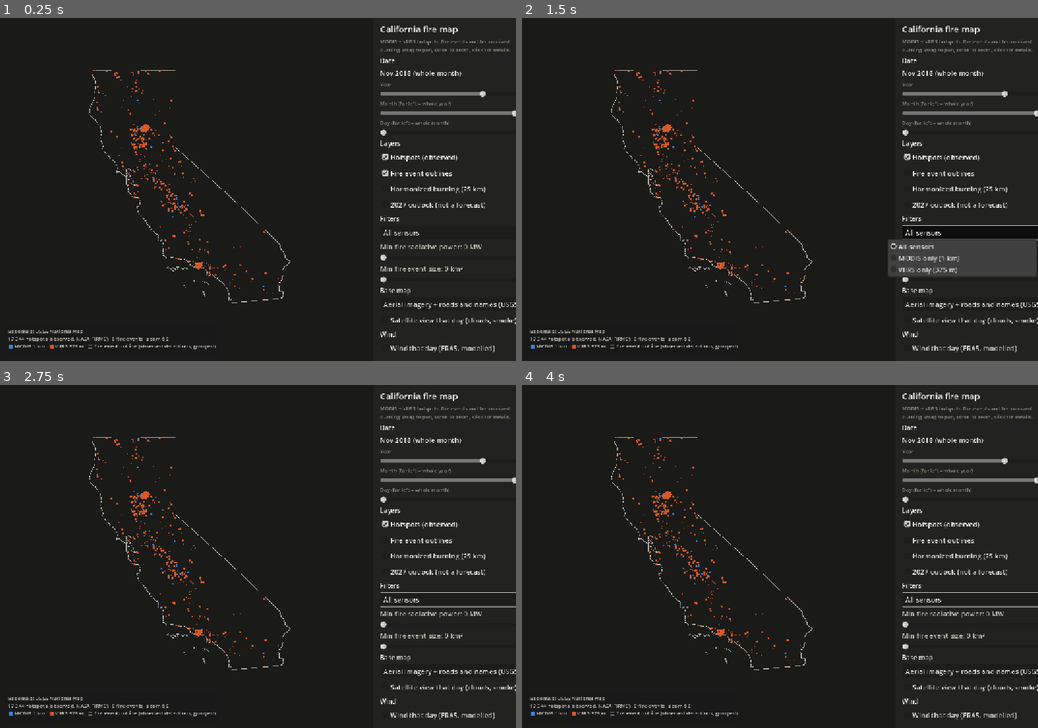
Above: before the commit, frames 1-4 (two rows, left to right).
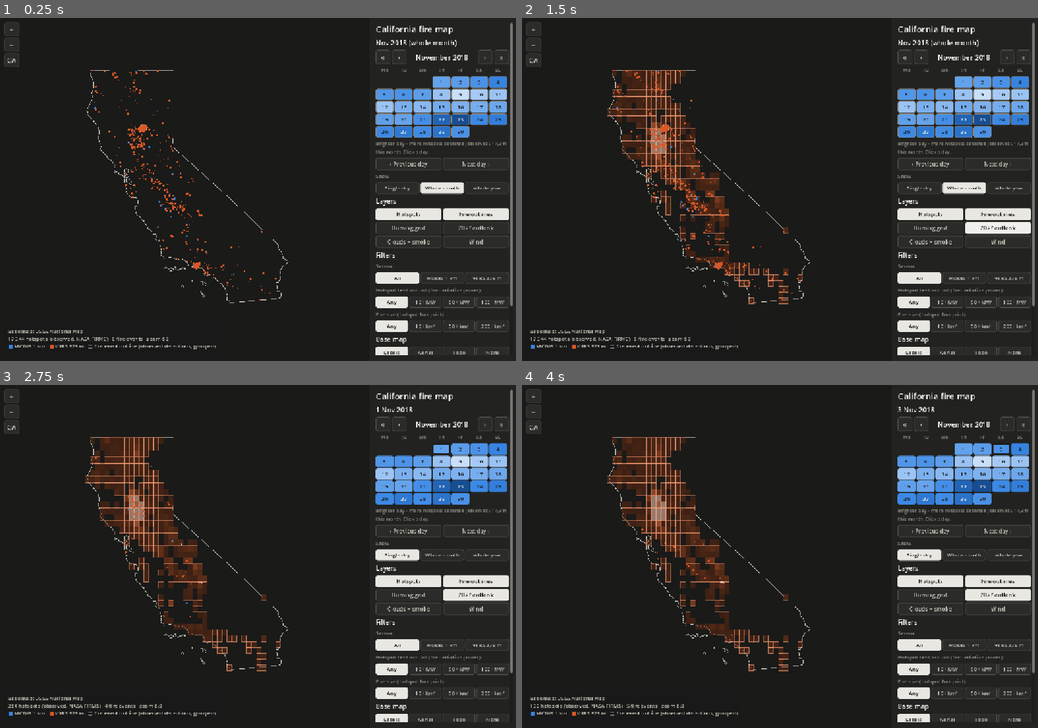
Above: after the commit, the same moments.

Repository: ashved123/Space-Pickles-Harmonization
Game: Godot game, scene res://ui/map_view.tscn
Same seed, same stepped clock (60 frames per second), same inputs: the game is played once before the commit and once after it.
Inputs (mouse positions are in pixels of both pictures, inside the frame that each line leads up to):
- Up to frame 1 (0.25 s): no input
- Up to frame 2 (1.5 s): click (976, 172) at 0.5 s, where only the run before the commit has a clickable "Fire event outlines"; click (976, 234) at 1.25 s, where only the run before the commit has a clickable "All sensors"
- Up to frame 3 (2.75 s): click (443, 450) at 2 s, where only the run after the commit has a clickable "1"
- Up to frame 4 (4 s): click (981, 450) at 2.75 s, where only the run after the commit has a clickable "2"; click (1001, 450) at 3.5 s, where only the run after the commit has a clickable "3"

The runs differ from the first frame. In frame 1, 11% of the frame differs, in the area x 0-100%, y 1-99%; in frame 2, 18%; in frame 3, 16%; in frame 4, 16%.

Commit message:
Rework map side panel: month calendar and buttons instead of sliders
- date: month calendar with year/month stepping; days shaded by the
  number of hotspots detected that day (observed); previous/next day;
  Single day / Whole month / Whole year
- months without a satellite record say so instead of showing empty
- layers: six toggle buttons (hotspots, fire outlines, burning grid,
  2027 outlook, clouds + smoke, wind); wind hour stepper in Pacific time
- filters: preset buttons for sensor, heat output and fire size
- base map: Labels / Aerial / Topo / None buttons
- map: zoom in, zoom out and whole-state buttons
- hotspot_data.gd: per-day detection counts for the calendar shading

Diff:
--- a/app/data/hotspot_data.gd
+++ b/app/data/hotspot_data.gd
@@ -20,6 +20,7 @@
 var frp := PackedInt32Array()
 var sensor := PackedByteArray()
 var hour := PackedByteArray()
+var day_counts := PackedInt32Array()  # detections per day of year (index 1-366), all sensors
 
 
 func load_index() -> bool:
@@ -42,6 +43,8 @@
 	var path := "%s/%d.bin" % [dir, y]
 	if not FileAccess.file_exists(path):
 		year = y
+		day_counts.resize(367)
+		day_counts.fill(0)
 		pos.clear()
 		doy.clear()
 		frp.clear()
@@ -57,12 +60,15 @@
 	frp.resize(n)
 	sensor.resize(n)
 	hour.resize(n)
+	day_counts.resize(367)
+	day_counts.fill(0)
 	var ks := lat_span / 65535.0
 	var kl := lon_span / 65535.0
 	for i in n:
 		var o := 8 + i * 10
 		pos[i] = Mercator.to_world(lat0 + b.decode_u16(o) * ks, lon0 + b.decode_u16(o + 2) * kl)
 		doy[i] = b.decode_u16(o + 4)
+		day_counts[mini(doy[i], 366)] += 1
 		frp[i] = b.decode_u16(o + 6)
 		sensor[i] = b[o + 8]
 		hour[i] = b[o + 9]
--- a/app/ui/map_view.gd
+++ b/app/ui/map_view.gd
@@ -1,5 +1,6 @@
-## Start screen: a pannable, zoomable map (NASA GIBS imagery) with hotspots, fire outlines and the
-## harmonized burning grid, filtered by date, sensor, heat and fire size.
+## Start screen: a pannable, zoomable map of California with hotspots, fire outlines and the
+## harmonized burning grid. The side panel has a month calendar (days shaded by hotspot count),
+## layer toggles and preset filters.
 ## Drag to pan, scroll / pinch to zoom, click a fire or hotspot for details.
 extends Control
 
@@ -19,7 +20,12 @@
 const INK_3 := Color("#8a897f")
 const MODIS_COLOR := Color("#3987e5")  # categorical slot 1 (dark mode)
 const VIIRS_COLOR := Color("#d95926")  # categorical slot 2 (dark mode)
-const PANEL_W := 330.0
+const PANEL_W := 340.0
+const INNER_W := PANEL_W - 30.0
+const DAY_W := 42.0
+const FRP_STEPS := [0, 10, 50, 100]      # MW
+const SIZE_STEPS := [0, 10, 50, 200]     # km2
+const MONTH_NAMES := ["January", "February", "March", "April", "May", "June", "July", "August", "September", "October", "November", "December"]
 const MIN_ZOOM := 5.0
 const MAX_ZOOM := 15.0
 const GIBS_DAILY := "https://gibs.earthdata.nasa.gov/wmts/epsg3857/best/MODIS_Terra_CorrectedReflectance_TrueColor/default/{date}/GoogleMapsCompatible_Level9/{z}/{y}/{x}.jpg"
@@ -49,6 +55,8 @@
 var year := 2018
 var month := 11
 var day := 0
+var cal_month := 11        # month shown in the calendar (month is 0 for "whole year")
+var _last_day := 8         # day to return to when switching back to "single day"
 var sensor_choice := 0     # 0 all, 1 MODIS, 2 VIIRS
 var min_frp := 0
 var min_km2 := 0.0
@@ -78,20 +86,17 @@
 var _wind_timer := Timer.new()
 var region_bbox := Rect2()   # world rect of California, limits panning
 var hour_label := Label.new()
-var hour_slider := HSlider.new()
+var wind_row := HBoxContainer.new()
+var month_label := Label.new()
+var day_grid := GridContainer.new()
+var cal_note := Label.new()
+var scope_buttons: Array = []
 var vector: VectorLayer = VectorLayer.new()
 var modis_layer: HotspotLayer = HotspotLayer.new()
 var viirs_layer: HotspotLayer = HotspotLayer.new()
 var status := RichTextLabel.new()
 var info := Label.new()
 var date_label := Label.new()
-var year_slider := HSlider.new()
-var month_slider := HSlider.new()
-var day_slider := HSlider.new()
-var frp_slider := HSlider.new()
-var frp_label := Label.new()
-var size_slider := HSlider.new()
-var size_label := Label.new()
 var sim_button := Button.new()
 var font: Font
 
@@ -165,67 +170,102 @@
 	var scroll := ScrollContainer.new()
 	scroll.set_anchors_preset(Control.PRESET_FULL_RECT)
 	scroll.offset_left = 14
-	scroll.offset_right = -10
+	scroll.offset_right = -6
 	scroll.offset_top = 12
 	scroll.offset_bottom = -12
 	scroll.horizontal_scroll_mode = ScrollContainer.SCROLL_MODE_DISABLED
 	bg.add_child(scroll)
 	var box := VBoxContainer.new()
-	box.custom_minimum_size.x = PANEL_W - 40
+	box.custom_minimum_size.x = INNER_W
 	box.add_theme_constant_override("separation", 6)
 	scroll.add_child(box)
 
 	_heading(box, "California fire map", 20)
-	_text(box, "MODIS + VIIRS hotspots, fire events and harmonized burning. Drag to pan, scroll to zoom, click for details.", INK_3)
-
-	_heading(box, "Date", 15)
+
+	# ----- date: month calendar -----
+	date_label.add_theme_font_size_override("font_size", 16)
 	date_label.add_theme_color_override("font_color", INK)
 	box.add_child(date_label)
-	_text(box, "Year", INK_3)
-	_slider(box, year_slider, 2000, 2026, year, func(v): year = int(v); _clamp_day(); _refresh_data())
-	_text(box, "Month (far left = whole year)", INK_3)
-	_slider(box, month_slider, 0, 12, month, func(v): month = int(v); _clamp_day(); _refresh_data())
-	_text(box, "Day (far left = whole month)", INK_3)
-	_slider(box, day_slider, 0, 31, day, func(v): day = int(v); _clamp_day(); _refresh_data())
-
+	var nav := HBoxContainer.new()
+	box.add_child(nav)
+	_nav_button(nav, "«", "Previous year", func(): _step_month(-12))
+	_nav_button(nav, "‹", "Previous month", func(): _step_month(-1))
+	month_label.horizontal_alignment = HORIZONTAL_ALIGNMENT_CENTER
+	month_label.size_flags_horizontal = Control.SIZE_EXPAND_FILL
+	month_label.add_theme_color_override("font_color", INK)
+	nav.add_child(month_label)
+	_nav_button(nav, "›", "Next month", func(): _step_month(1))
+	_nav_button(nav, "»", "Next year", func(): _step_month(12))
+	var week := GridContainer.new()
+	week.columns = 7
+	week.add_theme_constant_override("h_separation", 2)
+	box.add_child(week)
+	for d in ["Mo", "Tu", "We", "Th", "Fr", "Sa", "Su"]:
+		var l := Label.new()
+		l.text = d
+		l.custom_minimum_size = Vector2(DAY_W, 0)
+		l.horizontal_alignment = HORIZONTAL_ALIGNMENT_CENTER
+		l.add_theme_font_size_override("font_size", 11)
+		l.add_theme_color_override("font_color", INK_3)
+		week.add_child(l)
+	day_grid.columns = 7
+	day_grid.add_theme_constant_override("h_separation", 2)
+	day_grid.add_theme_constant_override("v_separation", 2)
+	box.add_child(day_grid)
+	cal_note.add_theme_font_size_override("font_size", 11)
+	cal_note.add_theme_color_override("font_color", INK_3)
+	cal_note.autowrap_mode = TextServer.AUTOWRAP_WORD_SMART
+	cal_note.custom_minimum_size.x = INNER_W
+	box.add_child(cal_note)
+	var step := HBoxContainer.new()
+	box.add_child(step)
+	_action_button(step, "‹ Previous day", func(): _step_day(-1))
+	_action_button(step, "Next day ›", func(): _step_day(1))
+	_text(box, "Show", INK_3)
+	scope_buttons = _segmented(box, ["Single day", "Whole month", "Whole year"], _scope(), _set_scope)
+
+	# ----- layers -----
 	_heading(box, "Layers", 15)
-	_check(box, "Hotspots (observed)", show_hotspots, func(on): show_hotspots = on; _refresh_data())
-	_check(box, "Fire event outlines", show_fires, func(on): show_fires = on; _refresh_data())
-	_check(box, "Harmonized burning (25 km)", show_grid, func(on): show_grid = on; _refresh_data())
-	_check(box, "2027 outlook (not a forecast)", show_outlook, func(on): show_outlook = on; _refresh_data())
-
+	var layers := GridContainer.new()
+	layers.columns = 2
+	layers.add_theme_constant_override("h_separation", 4)
+	layers.add_theme_constant_override("v_separation", 4)
+	box.add_child(layers)
+	_toggle(layers, "Hotspots", "Individual satellite fire detections (observed)", show_hotspots, func(on): show_hotspots = on; _refresh_data())
+	_toggle(layers, "Fire outlines", "Hotspots grouped into fire events", show_fires, func(on): show_fires = on; _refresh_data())
+	_toggle(layers, "Burning grid", "Harmonized MODIS + VIIRS burning per 25 km cell", show_grid, func(on): show_grid = on; _refresh_data())
+	_toggle(layers, "2027 outlook", "Outlook from past patterns, not a forecast of actual fires", show_outlook, func(on): show_outlook = on; _refresh_data())
+	_toggle(layers, "Clouds + smoke", "NASA satellite image for that day, over the base map", show_sat, func(on): show_sat = on; _apply_view())
+	_toggle(layers, "Wind", "Wind that day (ERA5 reanalysis, modelled)", show_wind, func(on): show_wind = on; _apply_view())
+	wind_row.visible = show_wind
+	box.add_child(wind_row)
+	_nav_button(wind_row, "‹", "One hour earlier", func(): wind_hour = (wind_hour + 23) % 24; _apply_view())
+	hour_label.horizontal_alignment = HORIZONTAL_ALIGNMENT_CENTER
+	hour_label.size_flags_horizontal = Control.SIZE_EXPAND_FILL
+	hour_label.add_theme_font_size_override("font_size", 13)
+	hour_label.add_theme_color_override("font_color", INK_2)
+	wind_row.add_child(hour_label)
+	_nav_button(wind_row, "›", "One hour later", func(): wind_hour = (wind_hour + 1) % 24; _apply_view())
+
+	# ----- filters -----
 	_heading(box, "Filters", 15)
-	var sensors := OptionButton.new()
-	for s in ["All sensors", "MODIS only (1 km)", "VIIRS only (375 m)"]:
-		sensors.add_item(s)
-	sensors.select(sensor_choice)
-	sensors.item_selected.connect(func(i): sensor_choice = i; _refresh_data())
-	box.add_child(sensors)
-	frp_label.add_theme_color_override("font_color", INK_2)
-	box.add_child(frp_label)
-	_slider(box, frp_slider, 0, 300, min_frp, func(v): min_frp = int(v); _refresh_data())
-	size_label.add_theme_color_override("font_color", INK_2)
-	box.add_child(size_label)
-	_slider(box, size_slider, 0, 500, min_km2, func(v): min_km2 = v; _refresh_data())
-
+	_text(box, "Sensor", INK_3)
+	_segmented(box, ["All", "MODIS 1 km", "VIIRS 375 m"], sensor_choice, func(i): sensor_choice = i; _refresh_data())
+	_text(box, "Hotspot heat output (fire radiative power)", INK_3)
+	_segmented(box, ["Any", "10+ MW", "50+ MW", "100+ MW"], FRP_STEPS.find(min_frp), func(i): min_frp = FRP_STEPS[i]; _refresh_data())
+	_text(box, "Fire size (hotspot footprint)", INK_3)
+	_segmented(box, ["Any", "10+ km²", "50+ km²", "200+ km²"], SIZE_STEPS.find(int(min_km2)), func(i): min_km2 = SIZE_STEPS[i]; _refresh_data())
+
+	# ----- base map -----
 	_heading(box, "Base map", 15)
-	var base := OptionButton.new()
-	for b in BASES:
-		base.add_item(b[0])
-	base.select(base_choice)
-	base.item_selected.connect(func(i): base_choice = i; _apply_view())
-	box.add_child(base)
-	_check(box, "Satellite view that day (clouds, smoke)", show_sat, func(on): show_sat = on; _apply_view())
-
-	_heading(box, "Wind", 15)
-	_check(box, "Wind that day (ERA5, modelled)", show_wind, func(on): show_wind = on; _apply_view())
-	hour_label.add_theme_color_override("font_color", INK_2)
-	box.add_child(hour_label)
-	_slider(box, hour_slider, 0, 23, wind_hour, func(v): wind_hour = int(v); _apply_view())
-
+	_segmented(box, ["Labels", "Aerial", "Topo", "None"], base_choice, func(i): base_choice = i; _apply_view())
+
+	# ----- selection -----
 	_heading(box, "Selected", 15)
 	info.autowrap_mode = TextServer.AUTOWRAP_WORD_SMART
-	info.custom_minimum_size.x = PANEL_W - 44
+	info.custom_minimum_size.x = INNER_W
+	info.text = "Click a hotspot or inside a fire outline."
+	info.add_theme_font_size_override("font_size", 13)
 	info.add_theme_color_override("font_color", INK_2)
 	box.add_child(info)
 	sim_button.text = "Open in fire sim"
@@ -252,27 +292,200 @@
 	var l := Label.new()
 	l.text = t
 	l.autowrap_mode = TextServer.AUTOWRAP_WORD_SMART
-	l.custom_minimum_size.x = PANEL_W - 40
+	l.custom_minimum_size.x = INNER_W
 	l.add_theme_font_size_override("font_size", 12)
 	l.add_theme_color_override("font_color", c)
 	box.add_child(l)
 
 
-func _slider(box: Container, s: HSlider, lo: float, hi: float, v: float, cb: Callable) -> void:
-	s.min_value = lo
-	s.max_value = hi
-	s.step = 1
-	s.value = v
-	s.value_changed.connect(cb)
-	box.add_child(s)
-
-
-func _check(box: Container, t: String, on: bool, cb: Callable) -> void:
-	var c := CheckBox.new()
-	c.text = t
-	c.button_pressed = on
-	c.toggled.connect(cb)
-	box.add_child(c)
+func _flat(bg: Color, border: Color, width: int = 1) -> StyleBoxFlat:
+	var s := StyleBoxFlat.new()
+	s.bg_color = bg
+	s.border_color = border
+	s.set_border_width_all(width)
+	s.set_corner_radius_all(4)
+	s.content_margin_left = 6
+	s.content_margin_right = 6
+	s.content_margin_top = 5
+	s.content_margin_bottom = 5
+	return s
+
+
+## Dark when off, light when on (or pressed).
+func _style_toggle(b: Button) -> void:
+	b.add_theme_stylebox_override("normal", _flat(Color("#2b2b29"), Color("#4a4a46")))
+	b.add_theme_stylebox_override("hover", _flat(Color("#383835"), INK_3))
+	b.add_theme_stylebox_override("pressed", _flat(Color("#e8e7e2"), Color("#e8e7e2")))
+	b.add_theme_stylebox_override("hover_pressed", _flat(INK, INK))
+	b.add_theme_stylebox_override("focus", StyleBoxEmpty.new())
+	b.add_theme_color_override("font_color", INK_2)
+	b.add_theme_color_override("font_hover_color", INK)
+	b.add_theme_color_override("font_pressed_color", SURFACE)
+	b.add_theme_color_override("font_hover_pressed_color", SURFACE)
+	b.add_theme_color_override("font_focus_color", INK_2)
+	b.add_theme_font_size_override("font_size", 13)
+
+
+func _toggle(box: Container, t: String, tip: String, on: bool, cb: Callable) -> void:
+	var b := Button.new()
+	b.text = t
+	b.tooltip_text = tip
+	b.toggle_mode = true
+	b.button_pressed = on
+	b.size_flags_horizontal = Control.SIZE_EXPAND_FILL
+	_style_toggle(b)
+	b.toggled.connect(cb)
+	box.add_child(b)
+
+
+## A row of buttons where exactly one is on. Returns the buttons.
+func _segmented(box: Container, labels: Array, selected: int, cb: Callable) -> Array:
+	var row := HBoxContainer.new()
+	row.add_theme_constant_override("separation", 3)
+	box.add_child(row)
+	var group := ButtonGroup.new()
+	var out := []
+	for i in labels.size():
+		var b := Button.new()
+		b.text = labels[i]
+		b.toggle_mode = true
+		b.button_group = group
+		b.button_pressed = i == maxi(selected, 0)
+		b.size_flags_horizontal = Control.SIZE_EXPAND_FILL
+		_style_toggle(b)
+		b.add_theme_font_size_override("font_size", 12)
+		b.pressed.connect(cb.bind(i))
+		row.add_child(b)
+		out.append(b)
+	return out
+
+
+func _nav_button(box: Container, t: String, tip: String, cb: Callable) -> void:
+	var b := Button.new()
+	b.text = t
+	b.tooltip_text = tip
+	b.custom_minimum_size = Vector2(34, 30)
+	_style_toggle(b)
+	b.add_theme_font_size_override("font_size", 16)
+	b.pressed.connect(cb)
+	box.add_child(b)
+
+
+func _action_button(box: Container, t: String, cb: Callable) -> void:
+	var b := Button.new()
+	b.text = t
+	b.size_flags_horizontal = Control.SIZE_EXPAND_FILL
+	_style_toggle(b)
+	b.pressed.connect(cb)
+	box.add_child(b)
+
+
+# ---------- calendar ----------
+
+func _scope() -> int:
+	return 2 if month == 0 else (1 if day == 0 else 0)
+
+
+func _set_scope(i: int) -> void:
+	if i == 2:
+		month = 0
+		day = 0
+	elif i == 1:
+		month = cal_month
+		day = 0
+	else:
+		month = cal_month
+		day = clampi(maxi(day, _last_day), 1, _days_in_month(year, month))
+	_date_changed()
+
+
+func _step_month(n: int) -> void:
+	var k := year * 12 + cal_month - 1 + n
+	k = clampi(k, 2000 * 12 + 10, 2026 * 12 + 11)  # Nov 2000 .. Dec 2026
+	year = k / 12
+	cal_month = k % 12 + 1
+	if month != 0:
+		month = cal_month
+		if day > 0:
+			day = mini(day, _days_in_month(year, month))
+	_date_changed()
+
+
+func _step_day(n: int) -> void:
+	if month == 0 or day == 0:
+		month = cal_month
+		day = clampi(_last_day, 1, _days_in_month(year, month))
+	else:
+		var t := Time.get_unix_time_from_datetime_dict({"year": year, "month": month, "day": day}) + n * 86400
+		var d := Time.get_datetime_dict_from_unix_time(t)
+		if d.year < 2000 or d.year > 2026:
+			return
+		year = d.year
+		month = d.month
+		day = d.day
+		cal_month = month
+	_date_changed()
+
+
+func _pick_day(d: int) -> void:
+	month = cal_month
+	day = d
+	_date_changed()
+
+
+func _date_changed() -> void:
+	if day > 0:
+		_last_day = day
+	for i in scope_buttons.size():
+		scope_buttons[i].set_pressed_no_signal(i == _scope())
+	_refresh_data()
+
+
+## Month grid. Each day is shaded by how many hotspots were detected that day (observed).
+func _rebuild_calendar() -> void:
+	for c in day_grid.get_children():
+		c.queue_free()
+	month_label.text = "%s %d" % [MONTH_NAMES[cal_month - 1], year]
+	hs.load_year(year)
+	var peak := 1
+	for n in hs.day_counts:
+		peak = maxi(peak, n)
+	# Monday-first offset of the 1st of the month.
+	var first := Time.get_datetime_dict_from_datetime_string("%04d-%02d-01" % [year, cal_month], true)
+	var offset: int = (int(first.weekday) + 6) % 7
+	for i in offset:
+		var pad := Control.new()
+		pad.custom_minimum_size = Vector2(DAY_W, 26)
+		day_grid.add_child(pad)
+	var has_record: bool = cal.has_data(year, cal_month)
+	var month_total := 0
+	for d in range(1, _days_in_month(year, cal_month) + 1):
+		var n: int = hs.day_counts[_doy(year, cal_month, d)] if hs.day_counts.size() > 366 else 0
+		month_total += n
+		var b := Button.new()
+		b.text = str(d)
+		b.custom_minimum_size = Vector2(DAY_W, 26)
+		b.tooltip_text = "%d %s %d: %s hotspots detected" % [d, MONTH_NAMES[cal_month - 1], year, _thousands(n)]
+		var shade := Color("#262624") if n == 0 else VectorLayer._ramp(VectorLayer.BLUES, log(1.0 + n) / log(1.0 + peak))
+		var chosen := month == cal_month and (day == d or day == 0)
+		var exact := month == cal_month and day == d
+		# Selected day: a thick ring that contrasts with the cell's own shade.
+		var ring := SURFACE if shade.get_luminance() > 0.45 else INK
+		var border := ring if exact else (INK_3 if chosen else shade)
+		b.add_theme_stylebox_override("normal", _flat(shade, border, 3 if exact else 1))
+		b.add_theme_stylebox_override("hover", _flat(shade.lightened(0.15), INK, 1))
+		b.add_theme_stylebox_override("pressed", _flat(shade, INK, 2))
+		b.add_theme_stylebox_override("focus", StyleBoxEmpty.new())
+		var ink := SURFACE if shade.get_luminance() > 0.45 else (INK_3 if n == 0 else INK)
+		for c in ["font_color", "font_hover_color", "font_pressed_color", "font_focus_color"]:
+			b.add_theme_color_override(c, ink)
+		b.add_theme_font_size_override("font_size", 12)
+		b.pressed.connect(_pick_day.bind(d))
+		day_grid.add_child(b)
+	if not has_record:
+		cal_note.text = "No satellite record for this month (the record starts in Nov 2000). Missing data is not zero fire."
+	else:
+		cal_note.text = "Brighter day = more hotspots detected (observed). %s this month. Click a day." % _thousands(month_total)
 
 
 func _style_button(b: Button) -> void:
@@ -301,6 +514,13 @@
 	back.offset_bottom = -10
 	back.mouse_filter = Control.MOUSE_FILTER_IGNORE
 	add_child(back)
+	var zoom_box := VBoxContainer.new()
+	zoom_box.position = Vector2(10, 10)
+	zoom_box.add_theme_constant_override("separation", 3)
+	add_child(zoom_box)
+	_nav_button(zoom_box, "+", "Zoom in", func(): _zoom_at(_map_size() / 2.0, zoom + 1.0))
+	_nav_button(zoom_box, "−", "Zoom out", func(): _zoom_at(_map_size() / 2.0, zoom - 1.0))
+	_nav_button(zoom_box, "CA", "Show the whole state", _show_state)
 	status.bbcode_enabled = true
 	status.fit_content = true
 	status.autowrap_mode = TextServer.AUTOWRAP_OFF
@@ -322,14 +542,6 @@
 	var t0 := Time.get_unix_time_from_datetime_dict({"year": y, "month": 1, "day": 1})
 	var t := Time.get_unix_time_from_datetime_dict({"year": y, "month": m, "day": d})
 	return int((t - t0) / 86400) + 1
-
-
-func _clamp_day() -> void:
-	if month == 0:
-		day = 0
-	elif day > _days_in_month(year, month):
-		day = _days_in_month(year, month)
-	day_slider.set_value_no_signal(day)
 
 
 func _date_range() -> Vector2i:
@@ -366,14 +578,14 @@
 
 func _refresh_data() -> void:
 	date_label.text = _date_text()
-	frp_label.text = "Min fire radiative power: %d MW" % min_frp
-	size_label.text = "Min fire event size: %.0f km²" % min_km2
+	_rebuild_calendar()
 	var r := _date_range()
 	var mask := 7 if sensor_choice == 0 else (1 if sensor_choice == 1 else 6)
 
 	shown_idx_modis = PackedInt32Array()
 	shown_idx_viirs = PackedInt32Array()
-	if show_hotspots and hs.load_year(year):
+	hs.load_year(year)
+	if show_hotspots:
 		var idx := hs.filter(r.x, r.y, mask, min_frp)
 		for i in idx:
 			if hs.sensor[i] == 0:
@@ -475,7 +687,8 @@
 	wind.visible = show_wind
 	wind.map_size = ms
 	wind.hour = wind_hour
-	hour_label.text = "Hour: %02d:00 UTC (%02d:00 Pacific standard time)" % [wind_hour, (wind_hour + 16) % 24]
+	wind_row.visible = show_wind
+	hour_label.text = "%02d:00 Pacific (%02d:00 UTC)" % [(wind_hour + 16) % 24, wind_hour]
 	if show_wind:
 		_wind_date = img_date
 		_wind_timer.start()  # fetch once the date stops changing
@@ -489,6 +702,12 @@
 	_save_state()
 	_update_status()
 	queue_redraw()
+
+
+func _show_state() -> void:
+	zoom = 6.0
+	center = Mercator.to_world(37.3, -119.4)
+	_apply_view()
 
 
 func _zoom_at(screen_pos: Vector2, new_zoom: float) -> void:
@@ -663,7 +882,7 @@
 	AppState.map_state = {"zoom": zoom, "center": center, "year": year, "month": month, "day": day,
 		"sensor": sensor_choice, "min_frp": min_frp, "min_km2": min_km2, "base": base_choice,
 		"hotspots": show_hotspots, "fires": show_fires, "grid": show_grid, "outlook": show_outlook,
-		"sat": show_sat, "wind": show_wind, "hour": wind_hour}
+		"cal_month": cal_month, "sat": show_sat, "wind": show_wind, "hour": wind_hour}
 
 
 func _restore_state() -> void:
@@ -675,6 +894,7 @@
 	year = s.year
 	month = s.month
 	day = s.day
+	cal_month = month if month > 0 else s.get("cal_month", 8)
 	sensor_choice = s.sensor
 	min_frp = s.min_frp
 	min_km2 = s.min_km2
